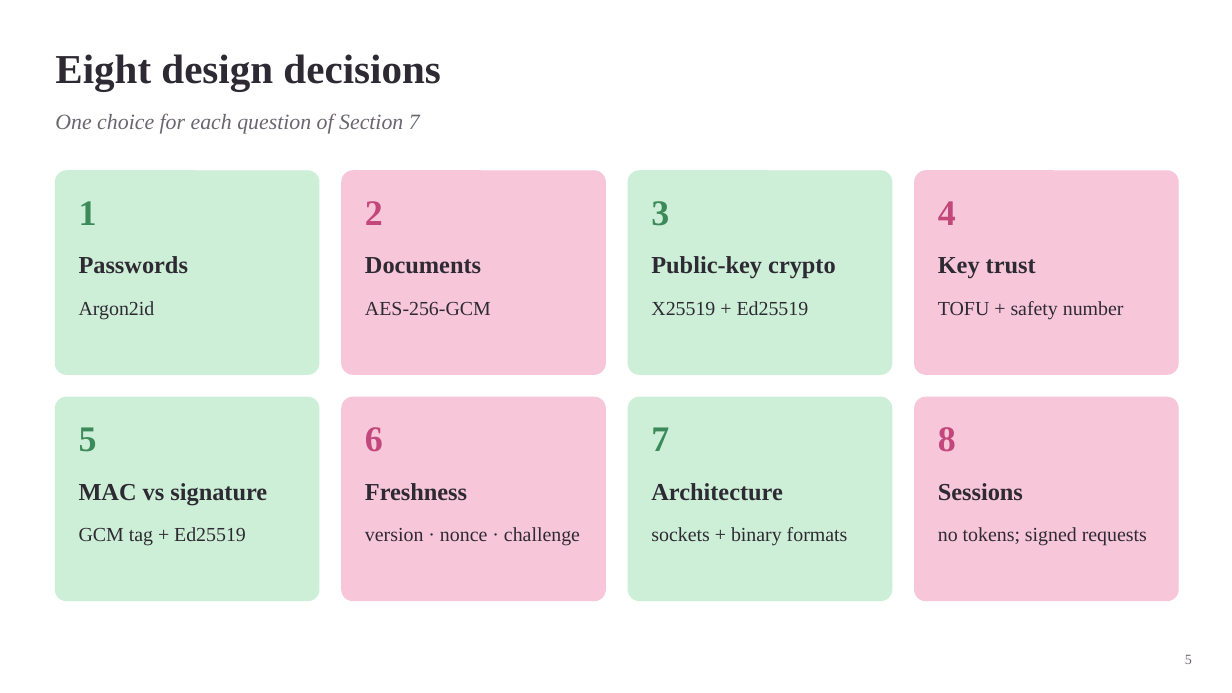
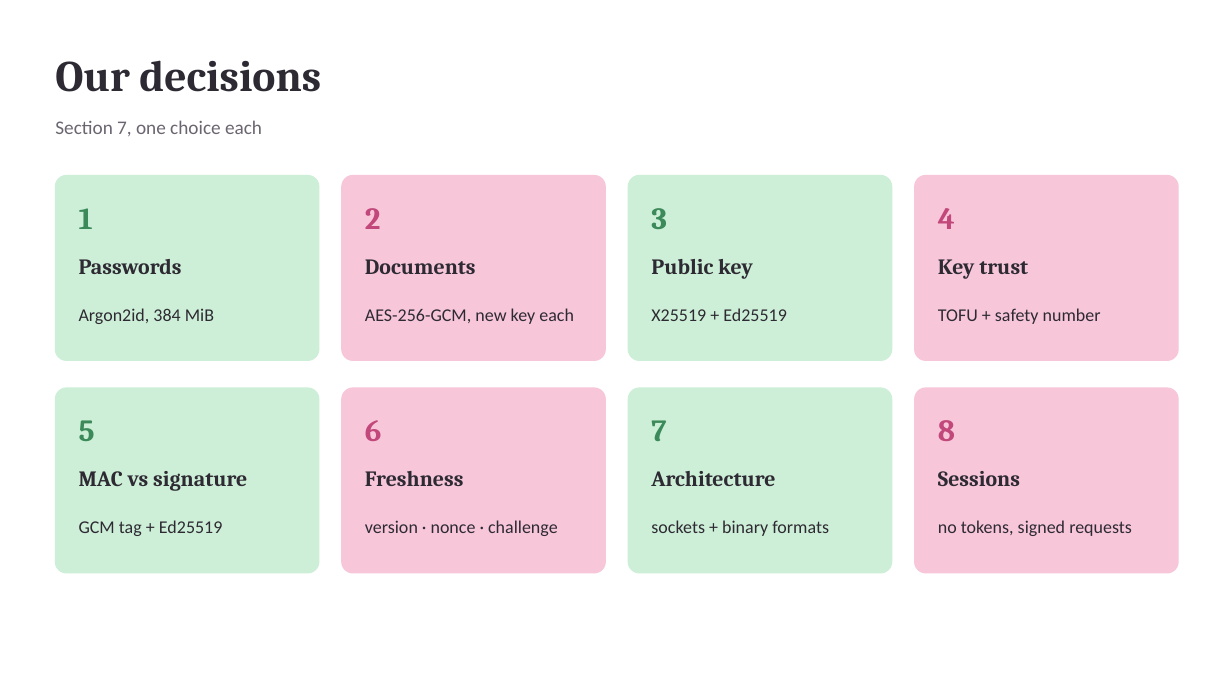
Before and after one commit to Holmes-99/SecureVault, a slide deck: slide 4 of slides/SecureVault.pptx (slide 5 before the commit). Drawn at 1232x693 pixels with LibreOffice and Linux fonts; fonts in the diff are those of the drawing. Boxes give left, top, right and bottom in pixels: in the first picture for what was removed or moved away, otherwise in the second. Text is boxed around its words. In the diff, an @@ line names an element or a change of style, - is before the commit and + after.

```diff
--- a/slides/SecureVault.pptx
+++ b/slides/SecureVault.pptx
@@ text at (55,60,321,92): text changed; size 32 to 34 pt; font Times New Roman to Cambria @@
-Eight design decisions
+Our decisions
@@ text at (55,120,262,136): text changed; size 17 to 15 pt; font Times New Roman to Calibri; italic off @@
-One choice for each question of Section 7
+Section 7, one choice each
@@ rounded rectangle: place and size @@
-rounded rectangle at (55,171,319,374)
+rounded rectangle at (55,176,319,360)
@@ rounded rectangle: place and size @@
-rounded rectangle at (342,171,605,374)
+rounded rectangle at (342,176,605,360)
@@ rounded rectangle: place and size @@
-rounded rectangle at (628,171,892,374)
+rounded rectangle at (628,176,892,360)
@@ rounded rectangle: place and size @@
-rounded rectangle at (915,171,1178,374)
+rounded rectangle at (915,176,1178,360)
@@ text at (651,259,753,279): text changed; size 19 to 17 pt; font Times New Roman to Cambria @@
-Public-key crypto
+Public key
@@ vertical alignment top to middle in 4 elements at (938,520,1132,536), (651,259,753,279), (365,308,574,324), (79,308,214,324) @@
@@ text "X25519 + Ed25519": place and size @@
-text "X25519 + Ed25519" at (651,301,809,315)
+text "X25519 + Ed25519" at (651,308,787,321)
@@ text "TOFU + safety number": place and size @@
-text "TOFU + safety number" at (938,301,1124,320)
+text "TOFU + safety number" at (938,308,1101,324)
@@ text at (79,308,214,324): text changed; size 15.5 to 14 pt; font Times New Roman to Calibri @@
-Argon2id
+Argon2id, 384 MiB
@@ text at (365,308,574,324): text changed; size 15.5 to 14 pt; font Times New Roman to Calibri @@
-AES-256-GCM
+AES-256-GCM, new key each
@@ rounded rectangle: place and size @@
-rounded rectangle at (55,397,319,601)
+rounded rectangle at (55,388,319,573)
@@ rounded rectangle: place and size @@
-rounded rectangle at (342,397,605,601)
+rounded rectangle at (342,388,605,573)
@@ rounded rectangle: place and size @@
-rounded rectangle at (628,397,892,601)
+rounded rectangle at (628,388,892,573)
@@ proportions changed in 8 elements at (55,176,319,360), (342,176,605,360), (628,176,892,360), (915,176,1178,360), (55,388,319,573), (342,388,605,573), (628,388,892,573), (915,388,1178,573) @@
@@ rounded rectangle: place and size @@
-rounded rectangle at (915,397,1178,601)
+rounded rectangle at (915,388,1178,573)
@@ text "5": place and size @@
-text "5" at (79,427,97,452)
+text "5" at (79,420,95,441)
@@ text "6": place and size @@
-text "6" at (365,427,383,452)
+text "6" at (365,420,382,441)
@@ size 28 to 24 pt, font Times New Roman to Cambria; vertical alignment top to middle in 8 elements at (938,208,955,229), (79,208,93,229), (365,208,381,229), (651,208,667,229), (938,420,955,441), (79,420,95,441), (365,420,382,441), (651,420,666,441) @@
@@ text "7": place and size @@
-text "7" at (651,427,669,451)
+text "7" at (651,420,666,441)
@@ text "8": place and size @@
-text "8" at (938,427,956,452)
+text "8" at (938,420,955,441)
@@ size 19 to 17 pt, font Times New Roman to Cambria; vertical alignment top to middle in 7 elements at (79,259,182,274), (365,259,476,274), (938,259,1028,279), (79,471,247,491), (651,471,775,486), (365,471,464,486), (938,471,1020,486) @@
@@ 4 texts: place and size @@
-4 texts at (79,483,1023,506)
+4 texts at (79,471,1020,491)
@@ text "GCM tag + Ed25519": place and size @@
-text "GCM tag + Ed25519" at (79,527,246,546)
+text "GCM tag + Ed25519" at (79,520,223,536)
@@ size 15.5 to 14 pt, font Times New Roman to Calibri; vertical alignment top to middle in 5 elements at (651,308,787,321), (938,308,1101,324), (651,520,829,536), (79,520,223,536), (365,520,558,536) @@
@@ text "version · nonce · challenge": place and size @@
-text "version · nonce · challenge" at (365,527,580,546)
+text "version · nonce · challenge" at (365,520,558,536)
@@ text "sockets + binary formats": place and size @@
-text "sockets + binary formats" at (651,527,848,546)
+text "sockets + binary formats" at (651,520,829,536)
@@ text at (938,520,1132,536): text changed; size 15.5 to 14 pt; font Times New Roman to Calibri @@
-no tokens; signed requests
+no tokens, signed requests
@@ text removed at (1185,655,1192,664) @@
-5
```
Also in this commit, not shown: 3 other slides changed, 13 slides added, 25 slides removed.
